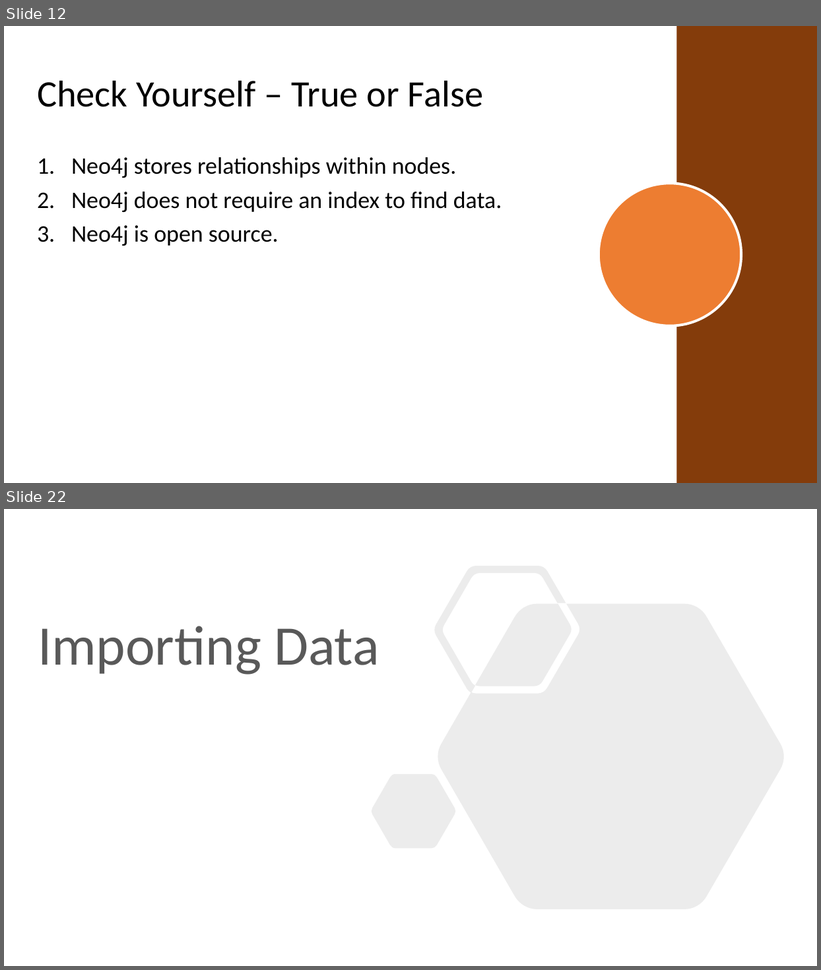
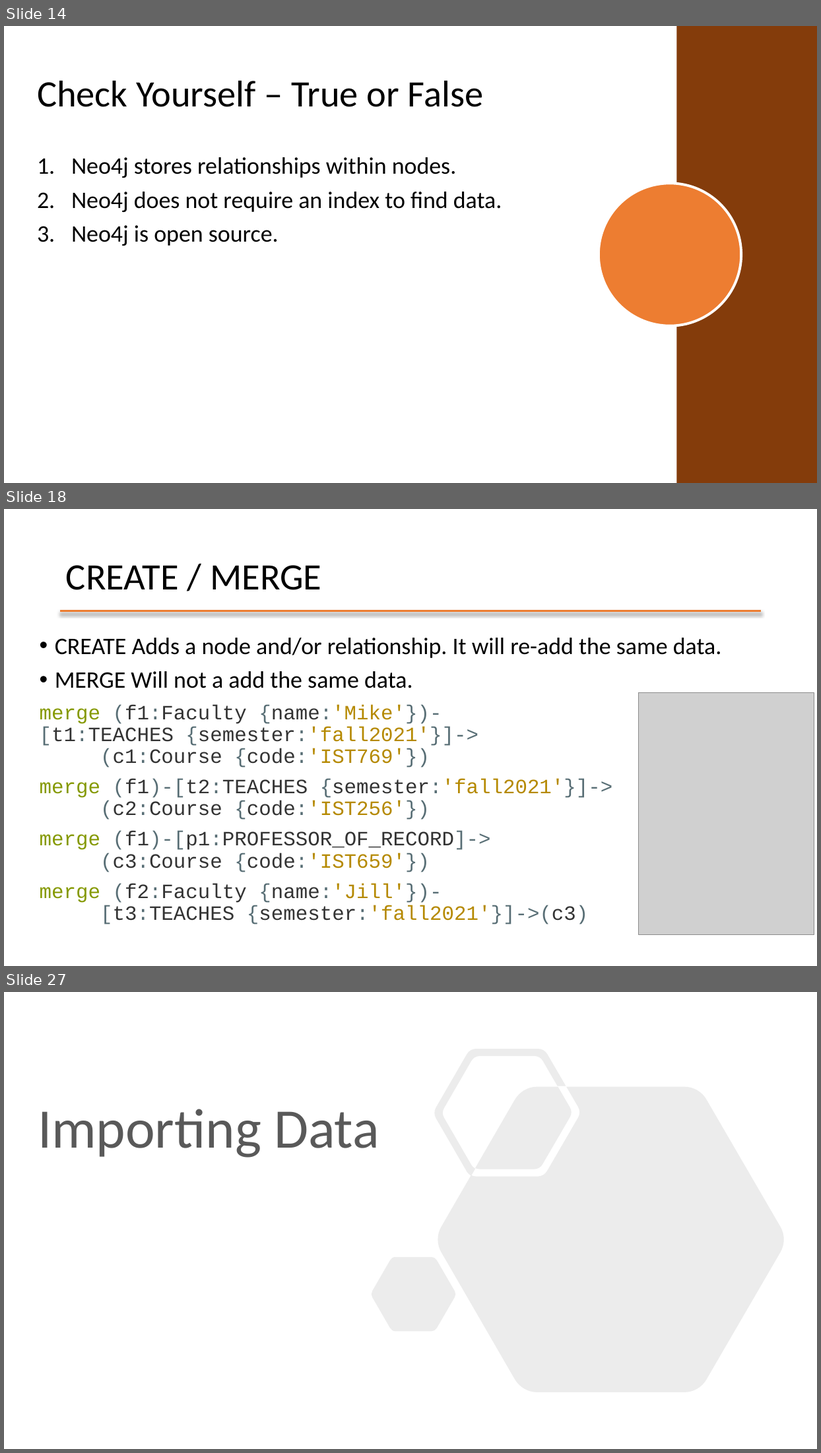
Before and after one commit to mafudge/ist769-old, a slide deck: content/I-Graph/I-Graph.pptx. Shown one above the other, each under a label of ours: slides 12 and 22 before the commit, slides 14, 18 and 27 after it; the slides between them are not shown. The pictures are 821x970 and 821x1453 pixels, drawn with LibreOffice and Linux fonts; fonts in the diff are those of the drawing; grey boxes stand for pictures; background and template pictures are left out. Boxes give left, top, right and bottom in pixels: in the first picture for what was removed or moved away, otherwise in the second. Text is boxed around its words. In the diff, an @@ line names an element or a change of style, - is before the commit and + after.

```diff
--- a/content/I-Graph/I-Graph.pptx
+++ b/content/I-Graph/I-Graph.pptx
@@ slide 18 added at [4, 509, 817, 966], background #FFFFFF @@
@@ title added at [66, 565, 321, 590], 44 pt, text #000000 @@
+CREATE / MERGE
@@ line added from (60, 611) to (762, 611), #ED7D31 2.25 pt @@
@@ text added at [40, 638, 722, 925], 24 pt, text #333333 @@
+• CREATE Adds a node and/or relationship. It will re-add the same data.
+• MERGE Will not a add the same data.
+merge (f1:Faculty {name:'Mike'})- [t1:TEACHES {semester:'fall2021'}]->
+(c1:Course {code:'IST769'})
+merge (f1)-[t2:TEACHES {semester:'fall2021'}]->
+(c2:Course {code:'IST256'})
+merge (f1)-[p1:PROFESSOR_OF_RECORD]->
+(c3:Course {code:'IST659'})
+merge (f2:Faculty {name:'Jill'})-
+[t3:TEACHES {semester:'fall2021'}]->(c3)
@@ picture added at [639, 693, 814, 935] @@
@@ what was slide 12 is now slide 14 @@
@@ what was slide 22 is now slide 27 @@
```
Also in this commit, not shown: 8 slides changed, 18 other slides added, 9 slides removed, 4 other files.
